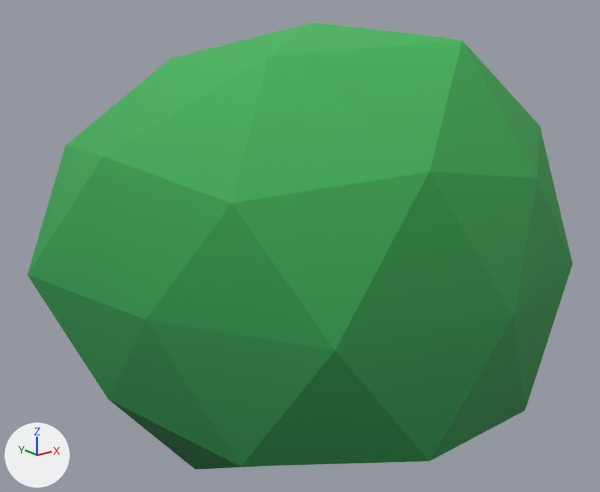
An edit to the glTF model modelos/parque/piezas/arbusto_A.glb, drawn before and after from the same camera.
The view is the same before and after, from a camera (50 mm lens) standing at (-0.706, -0.854, 0.621) and looking at (-0.011, 0.014, 0.274). Every picture has the same lights, and +X, +Y and +Z are marked at lower left. The first picture is the older version.

The older version as bpy lines, for what is in view:
```python
me_arbusto_a = bpy.data.meshes.new('arbusto_A')
me_arbusto_a.from_pydata(...)  # 42 vertices, 80 faces; spans x -0.361..0.344, y -0.342..0.368, z -0.024..0.576
me_arbusto_a.materials.append(mat_parque)
ob_arbusto_a = bpy.data.objects.new('arbusto_A', me_arbusto_a)
ob_arbusto_a.location = (0.0, 0.0, 0.0)
```
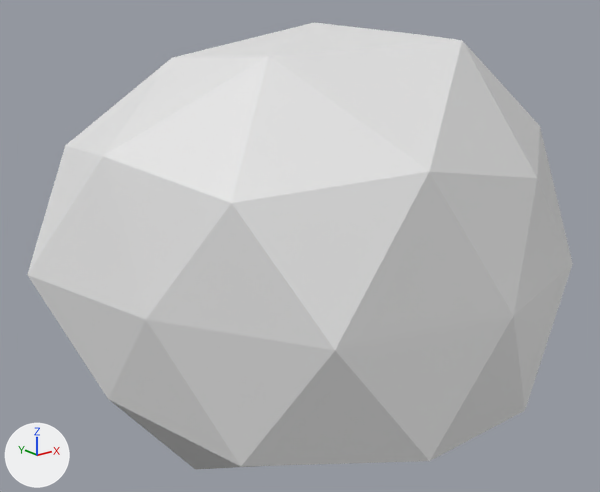
Edits to the scene script, one JSON object a line:
```json
{"block": "me_arbusto_a", "where": "me_arbusto_a.from_pydata(...)  # 42 vertices, 80 faces; spans x -0.361..0.344, y -0.342..0.368, z -0.024..0.576"}
{"op": "remove", "block": "me_arbusto_a", "code": "me_arbusto_a.materials.append(mat_parque)"}
```

Pixel boxes [x1, y1, x2, y2] of what changed, in the pictures (600 x 492 px):
```json
{"object": "arbusto_A", "change": "recoloured", "before": [27, 23, 573, 469], "after": [27, 23, 573, 469], "on screen": "green to white"}
```
